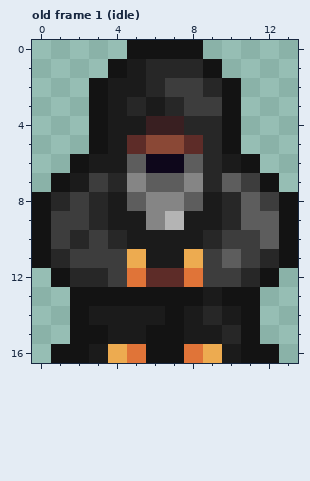
Pixel-art file -- BurningKnight/Content/Animations/dark_mage.ase. That is the earlier state.
14x18 pixels, 1 frame. Shown: old frame 1 (idle). The old version is drawn lined up with the new one, on the new canvas. The commit also changed other frames, which this record leaves out.
And afterwards:
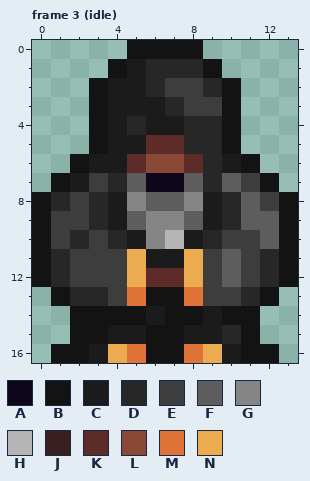
Palette (. is transparent): A #0e071b  B #131313  C #1b1b1b  D #272727  E #3d3d3d  F #5d5d5d  G #858585  H #b4b4b4  J #391f21  K #5d2c28  L #8a4836  M #e07438  N #edab50
A new or re-ordered frame is compared with the old frame closest to it.
Diff:
{"change": "canvas 14x18 -> 14x17, the old top-left corner now at 0,-1 (the part of the old canvas that was cut away was empty and is not shown)"}
{"change": "frames 1 -> 6"}
{"where": "frame 3 (idle) is new; against old frame 1 (idle)"}
{"frame":3,"y":3,"x":5,"old":"D","new":"C"}
{"frame":3,"y":4,"x":5,"old":"CJJ","new":"DCC"}
{"frame":3,"y":5,"x":5,"old":"KLLK","new":"CKKD"}
{"frame":3,"y":6,"x":5,"old":"FAAF","new":"KLLK"}
{"frame":3,"y":7,"x":5,"old":"GFFG","new":"FAAF"}
{"frame":3,"y":8,"x":5,"old":"FGGF","new":"GFFG"}
{"frame":3,"y":9,"x":5,"old":"C","new":"F"}
{"frame":3,"y":9,"x":7,"old":"HC","new":"GF"}
{"frame":3,"y":10,"x":6,"old":"CC","new":"GH"}
{"frame":3,"y":12,"x":0,"old":".BDD","new":"BDEE"}
{"frame":3,"y":12,"x":5,"old":"M","new":"N"}
{"frame":3,"y":12,"x":8,"old":"M","new":"N"}
{"frame":3,"y":12,"x":10,"old":"EDB.","new":"FEDB"}
{"frame":3,"y":13,"x":1,"old":".BBBB","new":"BDDEM"}
{"frame":3,"y":13,"x":8,"old":"BCBB.","new":"MEEDB"}
{"frame":3,"y":14,"x":3,"old":"CCC","new":"BBB"}
{"frame":3,"y":14,"x":8,"old":"CDC","new":"BCB"}
